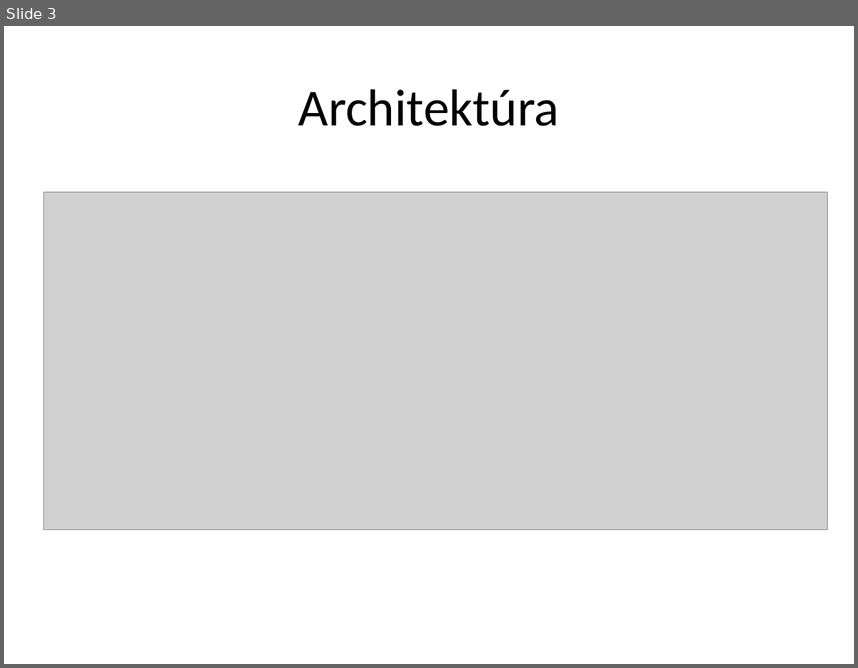
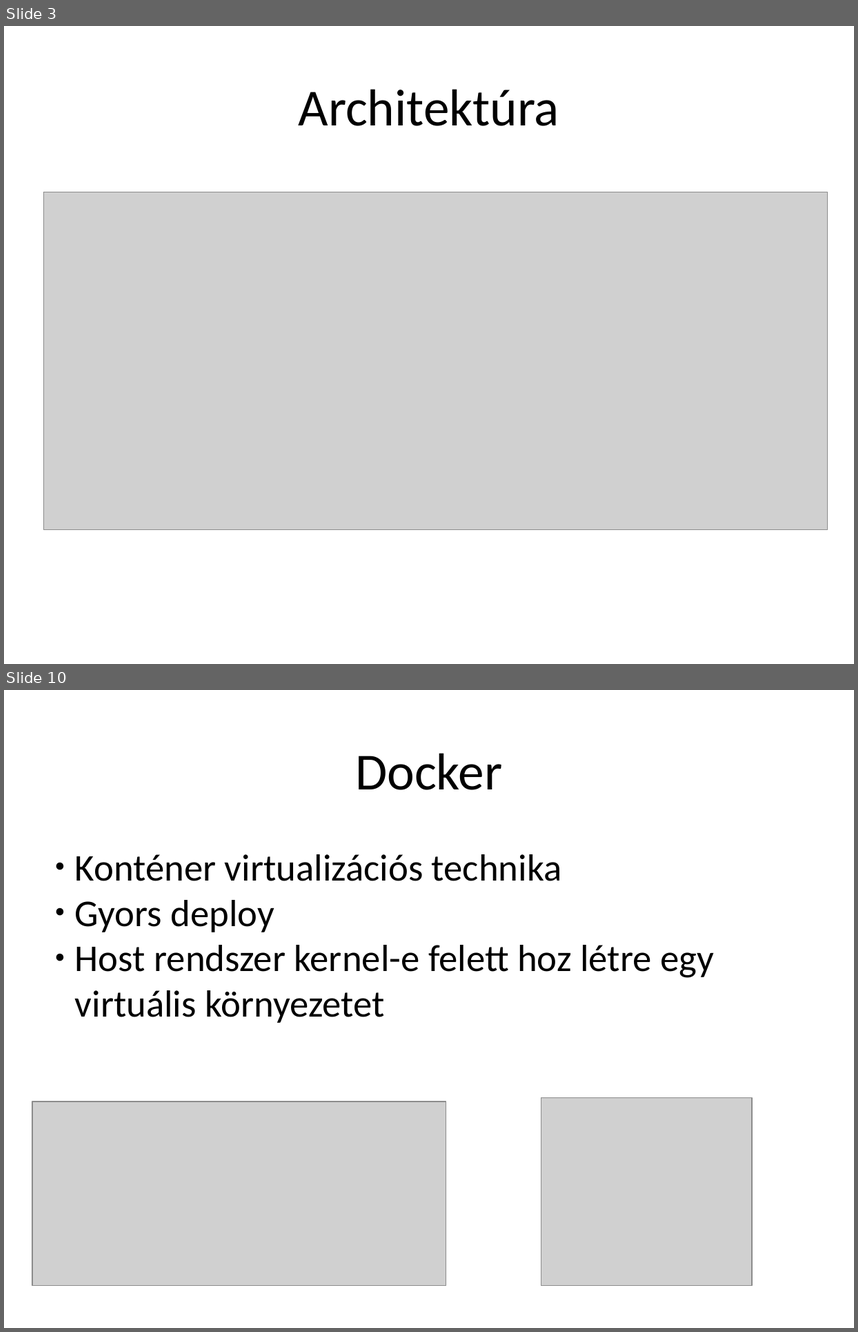
Before and after one commit to borlayda/Stump, a slide deck: Szarch-prezi.pptx. Shown one above the other, each under a label of ours: slide 3 before the commit, slides 3 and 10 after it; the slides between them are not shown. The pictures are 858x668 and 858x1332 pixels, drawn with LibreOffice and Linux fonts; fonts in the diff are those of the drawing; grey boxes stand for pictures. Boxes give left, top, right and bottom in pixels: in the first picture for what was removed or moved away, otherwise in the second. Text is boxed around its words. In the diff, an @@ line names an element or a change of style, - is before the commit and + after.

```diff
--- a/Szarch-prezi.pptx
+++ b/Szarch-prezi.pptx
@@ slide 10 added at (x1=4, y1=690, x2=854, y2=1328), background #FFFFFF @@
@@ text added at (x1=355, y1=753, x2=502, y2=790), 44 pt, text #000000 @@
+Docker
@@ text added at (x1=75, y1=854, x2=714, y2=1023), 32 pt, text #000000 @@
+● Konténer virtualizációs technika
+● Gyors deploy
+● Host rendszer kernel-e felett hoz létre egy virtuális környezetet
@@ picture added at (x1=32, y1=1101, x2=446, y2=1285) @@
@@ picture added at (x1=542, y1=1097, x2=752, y2=1285) @@
```
Also in this commit, not shown: 6 slides changed, 4 other slides added, 5 slides removed.
